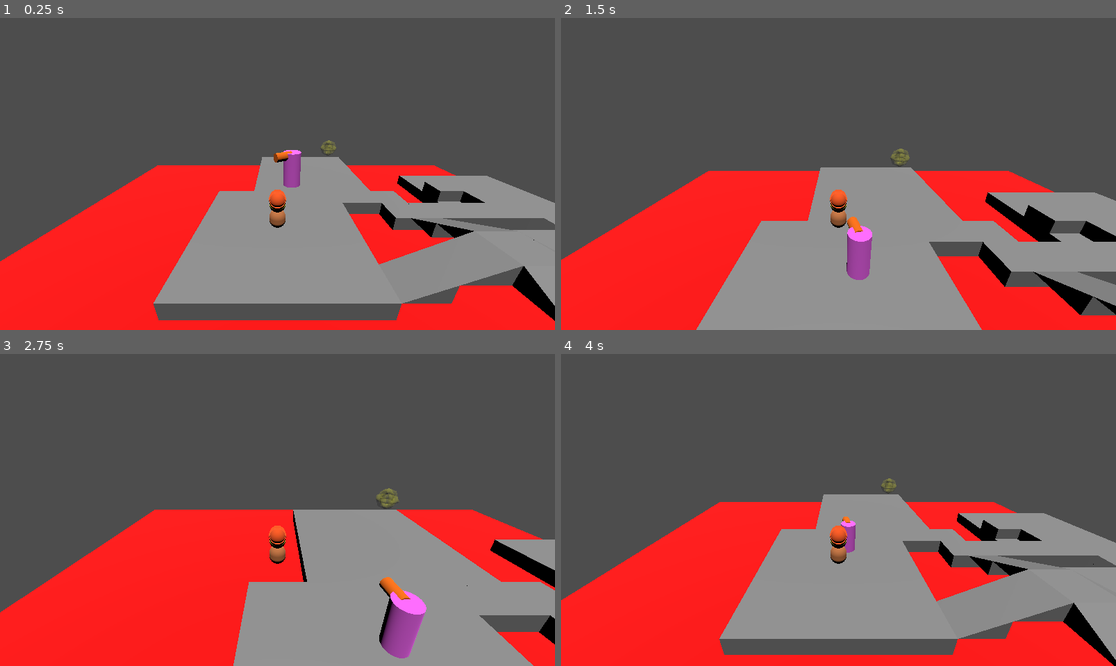
Above: before the commit, frames 1-4 (two rows, left to right).
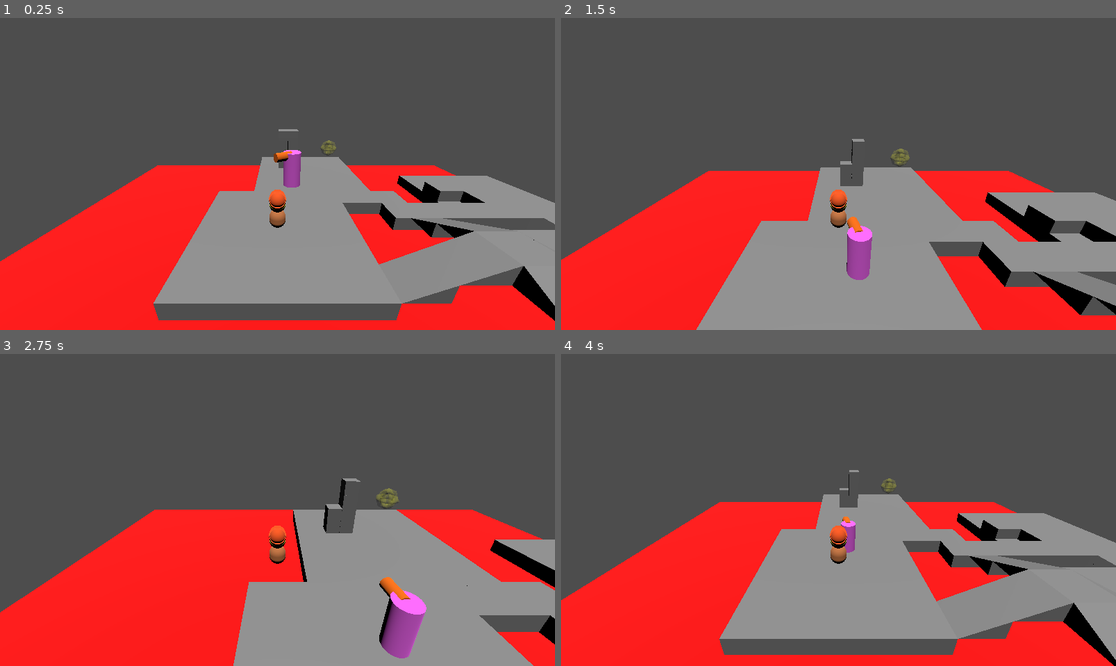
Above: after the commit, the same moments.

Repository: learnictnow/godot-enemy-ai
Game: Godot game, scene res://test_level/test_environment.tscn
Two runs of this game, one before a commit and one after it. Both use one fixed random seed, a clock stepped at 60 frames per second and the inputs below.
Inputs:
- Up to frame 1 (0.25 s): no input
- Up to frame 2 (1.5 s): tap Enter (ui_accept) at 0.5, 0.77 s; hold Up (ui_up) from 0.53 s (still down)
- Up to frame 3 (2.75 s): tap Enter (ui_accept) at 1.52 s; release Up (ui_up) at 2.03 s; hold Left (ui_left) from 2.03 s (still down)
- Up to frame 4 (4 s): tap Enter (ui_accept) at 3.02, 3.77 s; release Left (ui_left) at 3.53 s; hold Down (ui_down) from 3.53 s (still down)

The runs differ from the first frame. In frame 1, less than 0.1% of the frame differs, in the area x 50-74%, y 35-60%; in frame 2, 0.3%; in frame 3, 0.5%, in the area x 58-65%, y 39-58%; in frame 4, 0.2%.

Commit message:
Physics Push Added
Can now push and jump on top of boxes.

Diff:
--- /dev/null
+++ b/PhysicsBlock.tscn
@@ -0,0 +1,14 @@
+[gd_scene load_steps=3 format=3 uid="uid://cva1kcsenf7y0"]
+
+[sub_resource type="BoxMesh" id="BoxMesh_6lr4e"]
+
+[sub_resource type="BoxShape3D" id="BoxShape3D_f1m0n"]
+
+[node name="PhysicsBlock" type="RigidBody3D"]
+mass = 25.0
+
+[node name="CSGMesh3D" type="CSGMesh3D" parent="."]
+mesh = SubResource("BoxMesh_6lr4e")
+
+[node name="CollisionShape3D" type="CollisionShape3D" parent="."]
+shape = SubResource("BoxShape3D_f1m0n")
--- a/test_level/Player.gd
+++ b/test_level/Player.gd
@@ -7,6 +7,8 @@
 
 # Get the gravity from the project settings to be synced with RigidBody nodes.
 var gravity = ProjectSettings.get_setting("physics/3d/default_gravity")
+
+var push_force = 8
 
 func _ready():
 	global_position = spawn_point.global_position
@@ -33,6 +35,12 @@
 
 	move_and_slide()
 
+	# Move that box
+	for i in get_slide_collision_count():
+		var c = get_slide_collision(i)
+		if c.get_collider() is RigidBody3D:
+			c.get_collider().apply_central_impulse(-c.get_normal() * push_force)
+
 func respawn():
 	velocity = Vector3.ZERO
 	global_position = spawn_point.global_position
--- a/test_level/test_environment.tscn
+++ b/test_level/test_environment.tscn
@@ -1,9 +1,10 @@
-[gd_scene load_steps=30 format=3 uid="uid://dowvk531n4y5x"]
+[gd_scene load_steps=31 format=3 uid="uid://dowvk531n4y5x"]
 
 [ext_resource type="Script" path="res://test_level/RespawnArea.gd" id="1_l3d50"]
 [ext_resource type="PackedScene" uid="uid://c4dyfiufsjalg" path="res://test_level/Player.tscn" id="2_lj6sm"]
 [ext_resource type="PackedScene" uid="uid://b13qv3318w6fm" path="res://general/WinPoint.tscn" id="3_va26s"]
 [ext_resource type="PackedScene" uid="uid://cyhpm7iwgwmuv" path="res://EnemyAi.tscn" id="4_uw4mi"]
+[ext_resource type="PackedScene" uid="uid://cva1kcsenf7y0" path="res://PhysicsBlock.tscn" id="5_hma8r"]
 
 [sub_resource type="NavigationMesh" id="NavigationMesh_cklrq"]
 vertices = PackedVector3Array(-0.25, 1, 0.5, 2.25, 1, 0.5, 2.5, 1, -1, 2.5, 1, -10.5, -6.5, 1, -10.5, -6.5, 1, -1, -6.5 …(1887 unchanged characters)…
@@ -387,4 +388,22 @@
 transform = Transform3D(1, 0, 0, 0, 1, 0, 0, 0, 1, -4.15914, 4.7175, 3.52779)
 target = NodePath("../Player")
 
+[node name="PhysicsBlock" parent="." instance=ExtResource("5_hma8r")]
+transform = Transform3D(1, 0, 0, 0, 1, 0, 0, 0, 1, -4.36412, 1.5, -6.78534)
+
+[node name="PhysicsBlock2" parent="." instance=ExtResource("5_hma8r")]
+transform = Transform3D(1, 0, 0, 0, 1, 0, 0, 0, 1, -3.36412, 1.5, -6.78534)
+
+[node name="PhysicsBlock3" parent="." instance=ExtResource("5_hma8r")]
+transform = Transform3D(1, 0, 0, 0, 1, 0, 0, 0, 1, -3.36412, 2.5, -6.78534)
+
+[node name="PhysicsBlock4" parent="." instance=ExtResource("5_hma8r")]
+transform = Transform3D(1, 0, 0, 0, 1, 0, 0, 0, 1, -3.36412, 3.5, -6.78534)
+
+[node name="PhysicsBlock5" parent="." instance=ExtResource("5_hma8r")]
+transform = Transform3D(1, 0, 0, 0, 1, 0, 0, 0, 1, -3.36412, 4.5, -6.78534)
+
+[node name="PhysicsBlock6" parent="." instance=ExtResource("5_hma8r")]
+transform = Transform3D(1, 0, 0, 0, 1, 0, 0, 0, 1, -4.36412, 4.5, -6.78534)
+
 [connection signal="body_entered" from="RespawnArea/MeshInstance3D/Area3D" to="RespawnArea" method="_on_area_3d_body_entered"]
